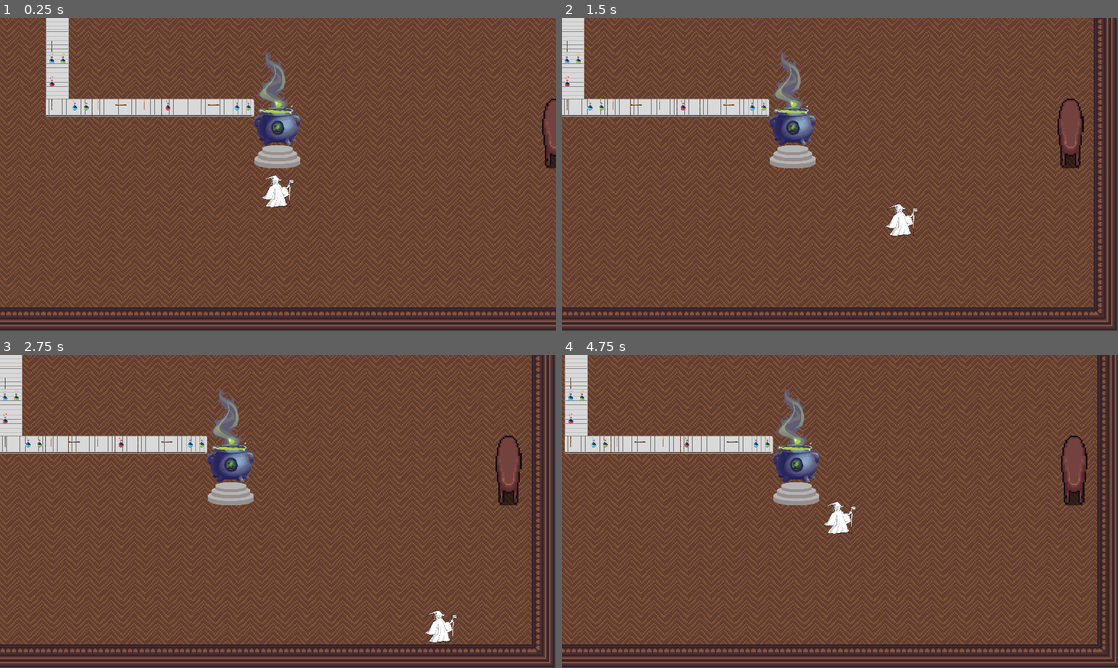
Above: before the commit, frames 1-4 (two rows, left to right).
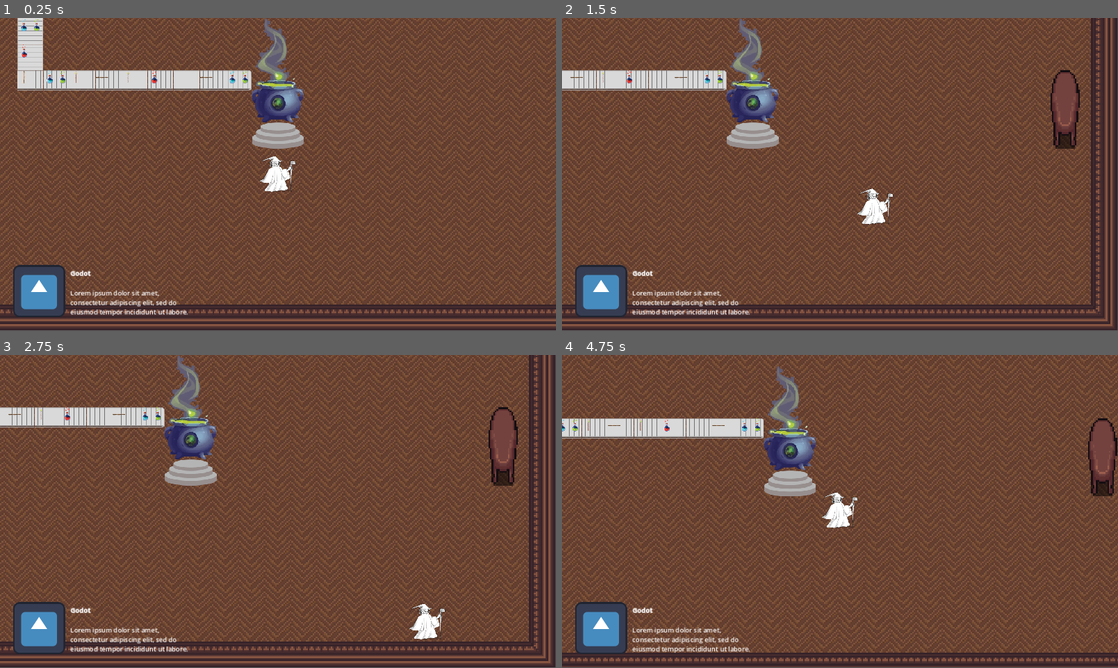
Above: after the commit, the same moments.

Repository: DataScienceAlliance-DSA/RDS-Game
Game: Godot game, scene res://tile_map.tscn
Same seed, same stepped clock (60 frames per second), same inputs: the game is played once before the commit and once after it. The engine's default icon, where the game draws it, is replaced by a stand-in: a white triangle on a blue panel in a dark square.
Inputs:
- Up to frame 1 (0.25 s): no input
- Up to frame 2 (1.5 s): tap Enter at 0.5 s; hold Right (ui_right) 0.53-1.28 s; hold Down (ui_down) from 1.28 s (still down)
- Up to frame 3 (2.75 s): release Down (ui_down) at 2.03 s; hold Right (ui_right) from 2.03 s (still down)
- Up to frame 4 (4.75 s): release Right (ui_right) at 2.78 s; hold Up (ui_up) 2.78-3.53 s; hold Left (ui_left) from 3.53 s (still down)
In our replay, the window is 800x450 before the commit and 800x449 after it. These sizes can differ from the game's own. Grey fills any space a smaller window leaves; there, only what the larger window draws over its background counts as a difference.

The runs differ from the first frame. In frame 1, 42% of the frame differs, in the area x 0-100%, y 0-98%; in frame 2, 43%; in frame 3, 42%; in frame 4, 45%, in the area x 0-100%, y 0-100%.

Commit message:
viewport settings

Diff:
--- a/rds_game_fall24/main_character.gd
+++ b/rds_game_fall24/main_character.gd
@@ -10,13 +10,13 @@
 	move_direction = Vector2.ZERO
 
 	# Check for input and adjust the move_direction accordingly
-	if Input.is_action_pressed("ui_right"):
+	if Input.is_action_pressed("right"):
 		move_direction.x += 1
-	if Input.is_action_pressed("ui_left"):
+	if Input.is_action_pressed("left"):
 		move_direction.x -= 1
-	if Input.is_action_pressed("ui_down"):
+	if Input.is_action_pressed("down"):
 		move_direction.y += 1
-	if Input.is_action_pressed("ui_up"):
+	if Input.is_action_pressed("up"):
 		move_direction.y -= 1
 
 	# Normalize the move_direction vector to prevent faster diagonal movement
--- a/rds_game_fall24/main_character.tscn
+++ b/rds_game_fall24/main_character.tscn
@@ -1,10 +1,7 @@
-[gd_scene load_steps=5 format=3 uid="uid://co48lktbon2ou"]
+[gd_scene load_steps=4 format=3 uid="uid://co48lktbon2ou"]
 
 [ext_resource type="Texture2D" uid="uid://ds86qx5cqmeie" path="res://assets/tutorial_assets/Additional_Test_Assets/IMG_1400.PNG" id="1_c4y17"]
 [ext_resource type="Script" path="res://main_character.gd" id="1_xf38u"]
-
-[sub_resource type="RectangleShape2D" id="RectangleShape2D_356tr"]
-size = Vector2(125, 125)
 
 [sub_resource type="RectangleShape2D" id="RectangleShape2D_cpqrn"]
 size = Vector2(88, 64)
@@ -19,15 +16,11 @@
 scale = Vector2(0.175, 0.175)
 texture = ExtResource("1_c4y17")
 
-[node name="CollisionShape2D" type="CollisionShape2D" parent="Area2D"]
-shape = SubResource("RectangleShape2D_356tr")
-
 [node name="CollisionShape2D" type="CollisionShape2D" parent="."]
 position = Vector2(0, 16)
 shape = SubResource("RectangleShape2D_cpqrn")
 
 [node name="Camera2D" type="Camera2D" parent="."]
-zoom = Vector2(0.75, 0.75)
 limit_left = 0
 limit_top = 0
 limit_right = 1856
--- a/rds_game_fall24/project.godot
+++ b/rds_game_fall24/project.godot
@@ -17,12 +17,53 @@
 
 [display]
 
+window/size/viewport_width=1366
+window/size/viewport_height=768
 window/stretch/mode="canvas_items"
 
 [dotnet]
 
 project/assembly_name="RDS_Game_Fall24"
 
+[input]
+
+right={
+"deadzone": 0.5,
+"events": [Object(InputEventKey,"resource_local_to_scene":false,"resource_name":"","device":-1,"window_id":0,"alt_pressed":false,"shift_pressed":false,"ctrl_pressed":false,"meta_pressed":false,"pressed":false,"keycode":0,"physical_keycode":4194321,"key_label":0,"unicode":0,"echo":false,"script":null)
+, Object(InputEventKey,"resource_local_to_scene":false,"resource_name":"","device":-1,"window_id":0,"alt_pressed":false,"shift_pressed":false,"ctrl_pressed":false,"meta_pressed":false,"pressed":false,"keycode":0,"physical_keycode":68,"key_label":0,"unicode":100,"echo":false,"script":null)
+]
+}
+left={
+"deadzone": 0.5,
+"events": [Object(InputEventKey,"resource_local_to_scene":false,"resource_name":"","device":-1,"window_id":0,"alt_pressed":false,"shift_pressed":false,"ctrl_pressed":false,"meta_pressed":false,"pressed":false,"keycode":0,"physical_keycode":65,"key_label":0,"unicode":97,"echo":false,"script":null)
+, Object(InputEventKey,"resource_local_to_scene":false,"resource_name":"","device":-1,"window_id":0,"alt_pressed":false,"shift_pressed":false,"ctrl_pressed":false,"meta_pressed":false,"pressed":false,"keycode":0,"physical_keycode":4194319,"key_label":0,"unicode":0,"echo":false,"script":null)
+]
+}
+up={
+"deadzone": 0.5,
+"events": [Object(InputEventKey,"resource_local_to_scene":false,"resource_name":"","device":-1,"window_id":0,"alt_pressed":false,"shift_pressed":false,"ctrl_pressed":false,"meta_pressed":false,"pressed":false,"keycode":0,"physical_keycode":87,"key_label":0,"unicode":119,"echo":false,"script":null)
+, Object(InputEventKey,"resource_local_to_scene":false,"resource_name":"","device":-1,"window_id":0,"alt_pressed":false,"shift_pressed":false,"ctrl_pressed":false,"meta_pressed":false,"pressed":false,"keycode":0,"physical_keycode":4194320,"key_label":0,"unicode":0,"echo":false,"script":null)
+]
+}
+down={
+"deadzone": 0.5,
+"events": [Object(InputEventKey,"resource_local_to_scene":false,"resource_name":"","device":-1,"window_id":0,"alt_pressed":false,"shift_pressed":false,"ctrl_pressed":false,"meta_pressed":false,"pressed":false,"keycode":0,"physical_keycode":4194322,"key_label":0,"unicode":0,"echo":false,"script":null)
+, Object(InputEventKey,"resource_local_to_scene":false,"resource_name":"","device":-1,"window_id":0,"alt_pressed":false,"shift_pressed":false,"ctrl_pressed":false,"meta_pressed":false,"pressed":false,"keycode":0,"physical_keycode":83,"key_label":0,"unicode":115,"echo":false,"script":null)
+]
+}
+interaction={
+"deadzone": 0.5,
+"events": [Object(InputEventKey,"resource_local_to_scene":false,"resource_name":"","device":0,"window_id":0,"alt_pressed":false,"shift_pressed":false,"ctrl_pressed":false,"meta_pressed":false,"pressed":false,"keycode":0,"physical_keycode":4194309,"key_label":0,"unicode":0,"echo":false,"script":null)
+, Object(InputEventKey,"resource_local_to_scene":false,"resource_name":"","device":-1,"window_id":0,"alt_pressed":false,"shift_pressed":false,"ctrl_pressed":false,"meta_pressed":false,"pressed":false,"keycode":0,"physical_keycode":69,"key_label":0,"unicode":101,"echo":false,"script":null)
+, Object(InputEventKey,"resource_local_to_scene":false,"resource_name":"","device":-1,"window_id":0,"alt_pressed":false,"shift_pressed":false,"ctrl_pressed":false,"meta_pressed":false,"pressed":false,"keycode":0,"physical_keycode":32,"key_label":0,"unicode":32,"echo":false,"script":null)
+]
+}
+menu={
+"deadzone": 0.5,
+"events": [Object(InputEventKey,"resource_local_to_scene":false,"resource_name":"","device":-1,"window_id":0,"alt_pressed":false,"shift_pressed":false,"ctrl_pressed":false,"meta_pressed":false,"pressed":false,"keycode":0,"physical_keycode":4194305,"key_label":0,"unicode":0,"echo":false,"script":null)
+]
+}
+
 [rendering]
 
 2d/snap/snap_2d_transforms_to_pixel=true
--- a/rds_game_fall24/tile_map.tscn
+++ b/rds_game_fall24/tile_map.tscn
@@ -6,6 +6,7 @@
 [ext_resource type="Texture2D" uid="uid://bibqsa3lh501w" path="res://assets/tutorial_assets/16x16/wand.png" id="3_s8v25"]
 [ext_resource type="Texture2D" uid="uid://m4kvn3052aa7" path="res://assets/tutorial_assets/16x16/potions.png" id="5_53snt"]
 [ext_resource type="Texture2D" uid="uid://moy7o3l4fe8n" path="res://assets/tutorial_assets/16x16/sceptre_2.png" id="6_hp220"]
+[ext_resource type="PackedScene" uid="uid://cfqpepeud7y6s" path="res://UI.tscn" id="9_n76cm"]
 [ext_resource type="Texture2D" uid="uid://djl0dug5vhss2" path="res://assets/tutorial_assets/16x16/fox.png" id="15_hhyxp"]
 [ext_resource type="PackedScene" uid="uid://co48lktbon2ou" path="res://main_character.tscn" id="16_0o7eq"]
 
@@ -1776,3 +1777,5 @@
 position = Vector2(4, -1)
 shape = SubResource("RectangleShape2D_nccn4")
 debug_color = Color(0, 0.6, 0.701961, 0)
+
+[node name="UI" parent="." instance=ExtResource("9_n76cm")]
Not shown: 1 places in rds_game_fall24/UI.tscn that only renumber resources
Not shown, changed: rds_game_fall24/assets/tutorial_assets/64x64/cauldron.png.import
Not shown: 1 places in rds_game_fall24/tile_map.tscn that only renumber resources
